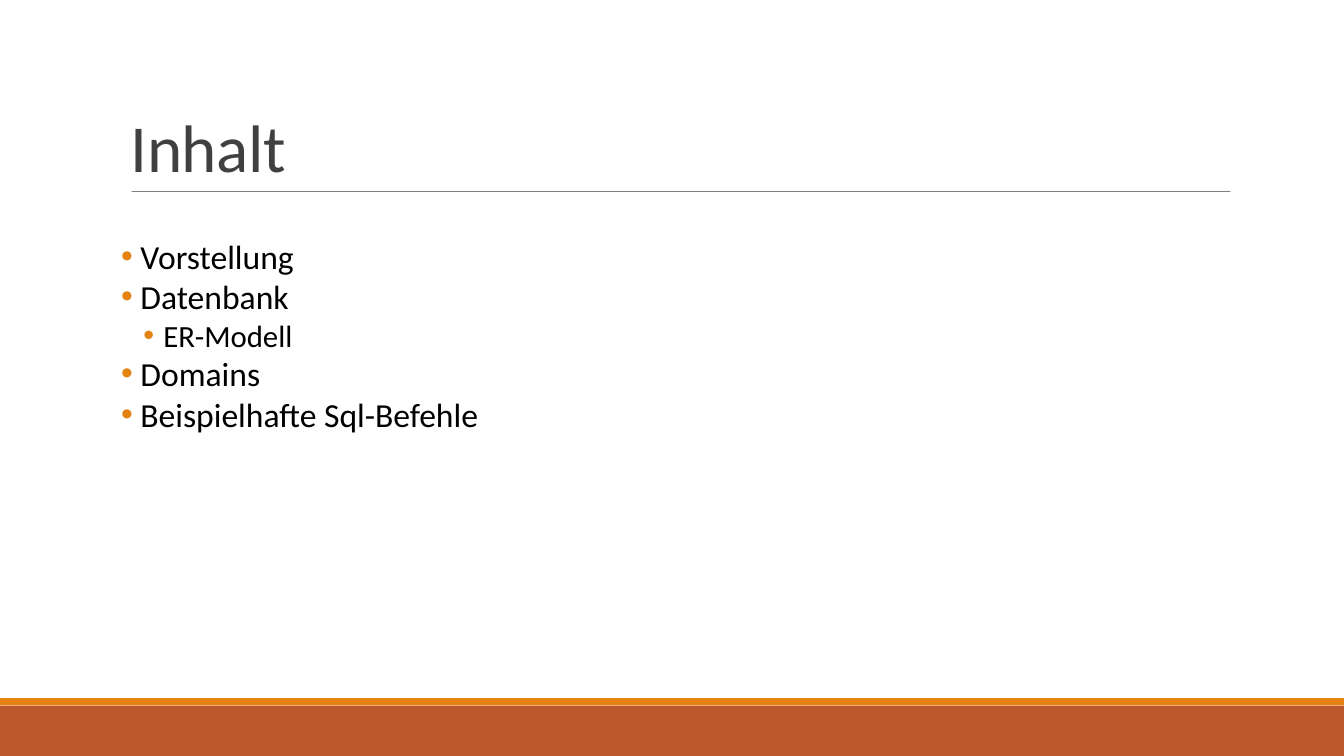
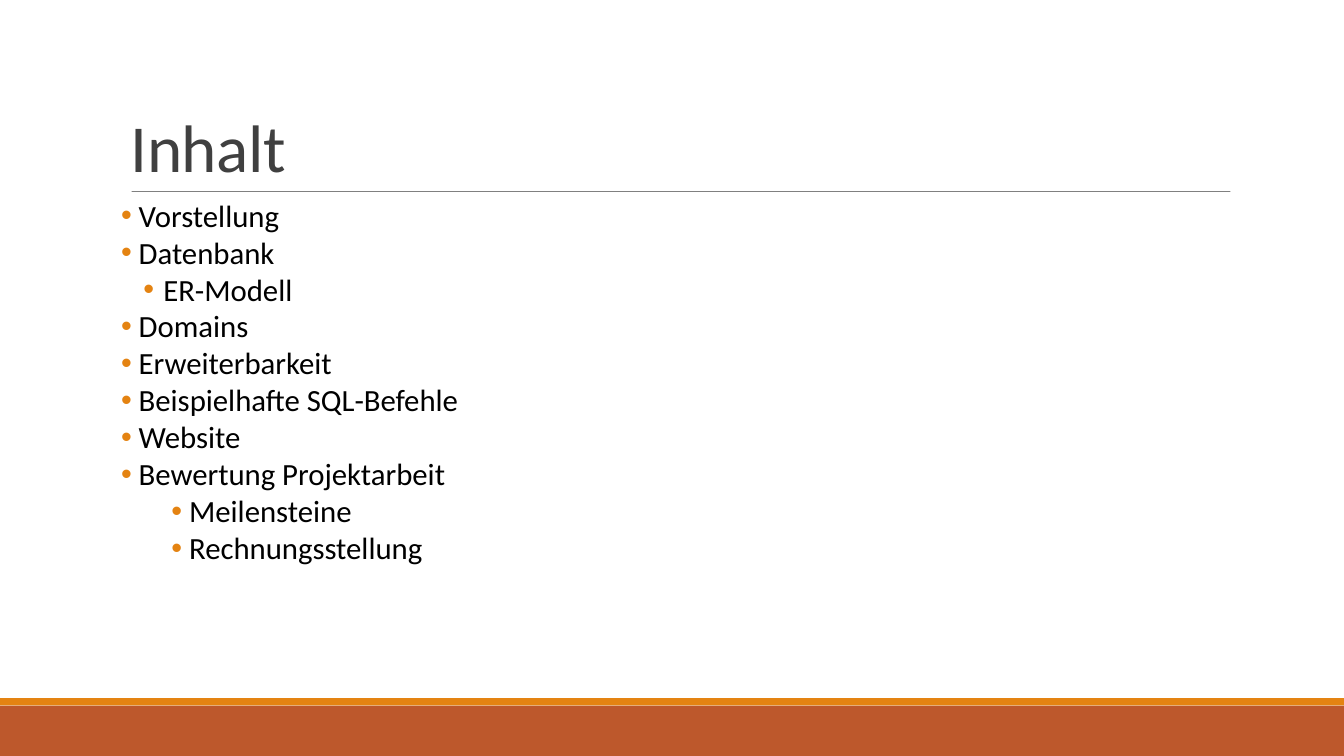
Before and after one commit to LennartDuemke/Datenbanken_LevelUP, a slide deck: slide 2 of Präsentationen/Präsentation_Datenbanken_3.pptx. Drawn at 1344x756 pixels with LibreOffice and Linux fonts; fonts in the diff are those of the drawing. Boxes give left, top, right and bottom in pixels: in the first picture for what was removed or moved away, otherwise in the second. Text is boxed around its words. In the diff, an @@ line names an element or a change of style, - is before the commit and + after.

```diff
--- a/Präsentationen/Präsentation_Datenbanken_3.pptx
+++ b/Präsentationen/Präsentation_Datenbanken_3.pptx
@@ text "Vorstellung": place and size @@
-text "Vorstellung" at box(140, 245, 478, 433)
+text "Vorstellung" at box(139, 205, 458, 565)
@@ text at box(139, 205, 279, 338): size 24 to 22 pt in "Vorstellung", "Datenbank", "Domains" @@
@@ text at box(139, 352, 458, 565): text changed; size 24 to 22 pt @@
-• Beispielhafte Sql-Befehle
+• Erweiterbarkeit
+• Beispielhafte SQL-Befehle
+• Website
+• Bewertung Projektarbeit
+  • Meilensteine
+  • Rechnungsstellung
```
Also in this commit, not shown: 3 other slides changed, 5 slides added, 1 slide removed.
